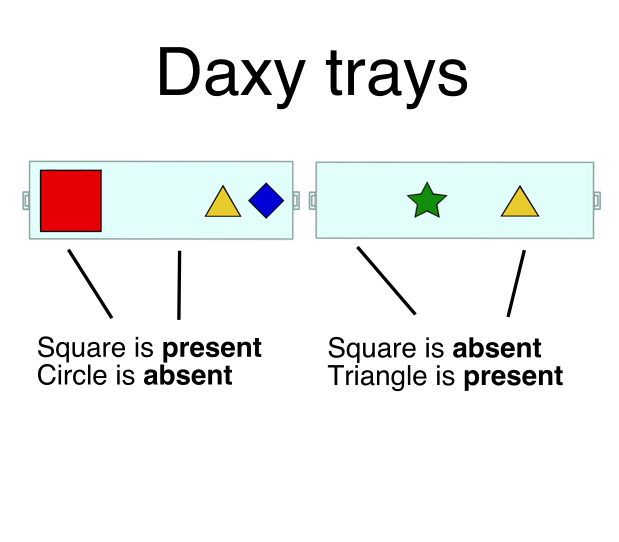
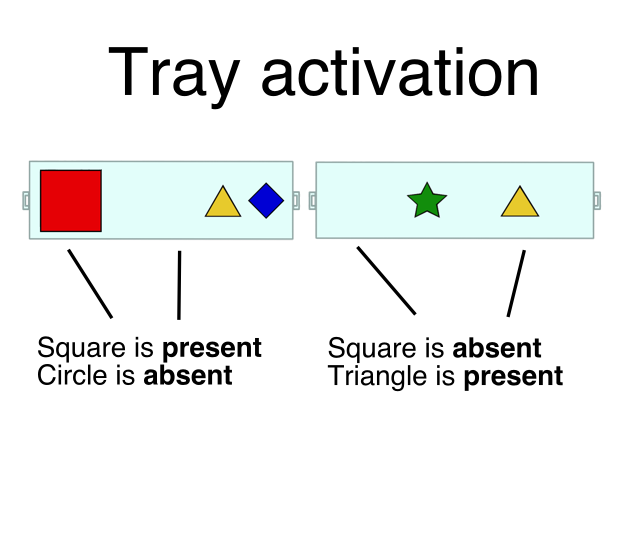
Layers edited between the first and the second 619x542 image:
painted on "Paint Layer 2" over (108, 47, 537, 110)
